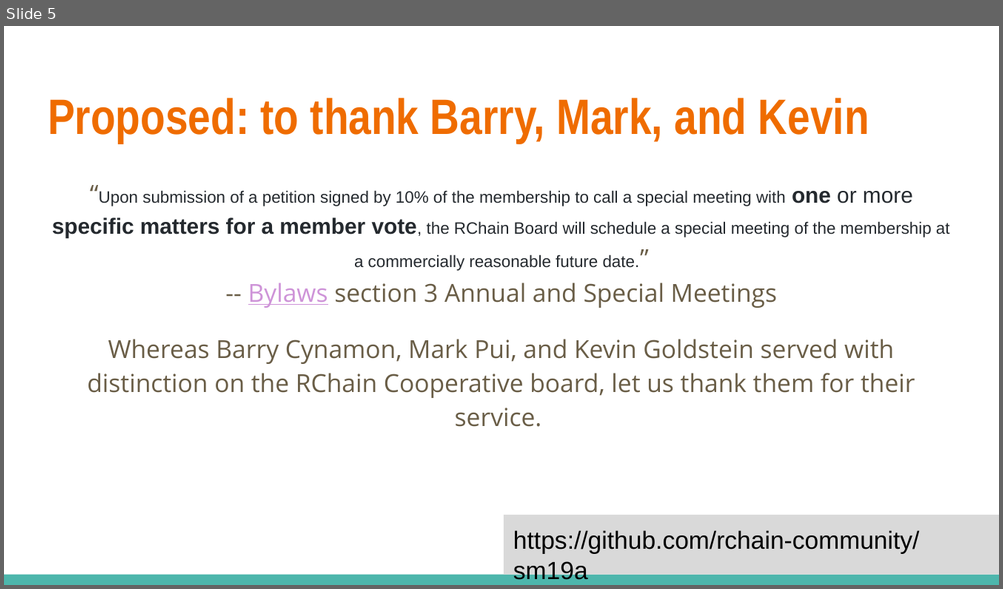
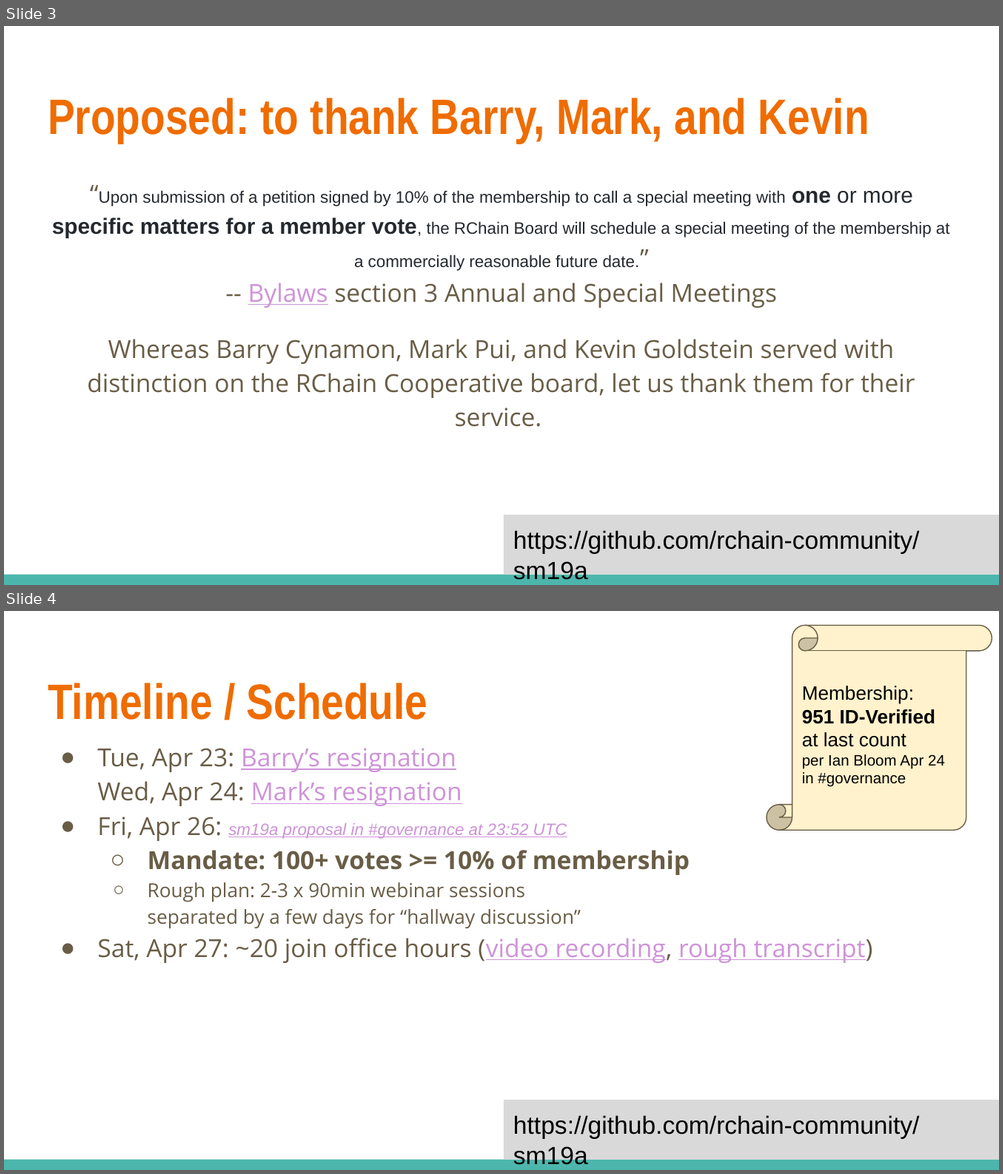
Before and after one commit to rchain-community/sm19a, a slide deck: sm19a-meeting-notes.odp. Shown one above the other, each under a label of ours: slide 5 before the commit, slides 3 and 4 after it. The pictures are 1003x589 and 1003x1174 pixels, drawn with LibreOffice and Linux fonts; fonts in the diff are those of the drawing. Boxes give left, top, right and bottom in pixels: in the first picture for what was removed or moved away, otherwise in the second. Text is boxed around its words. In the diff, an @@ line names an element or a change of style, - is before the commit and + after.

Commit message:
meeting slides as of May 4 session

```diff
--- a/sm19a-meeting-notes.odp
+++ b/sm19a-meeting-notes.odp
@@ slide 4 added at [4, 611, 999, 1170], background #FFFFFF; not listed: 2 template elements that a slide beside it also shows @@
@@ vertical scroll added at [766, 625, 992, 830], fill #FFF2CC, outline #695D46 0.74 pt, 14 pt, text #000000 @@
+Membership:
+951 ID-Verified at last count
+per Ian Bloom Apr 24 in #governance
@@ title added at [48, 683, 428, 720], 36 pt, text #EF6C00, bold @@
+Timeline / Schedule
@@ text added at [97, 748, 873, 963], 18 pt, text #695D46 @@
+● Tue, Apr 23: Barry’s resignation
+  Wed, Apr 24: Mark’s resignation
+● Fri, Apr 26: sm19a proposal in #governance at 23:52 UTC
+  ○ Mandate: 100+ votes >= 10% of membership
+  ○ Rough plan: 2-3 x 90min webinar sessions
+    separated by a few days for “hallway discussion”
+● Sat, Apr 27: ~20 join office hours (video recording, rough transcript)
@@ what was slide 5 is now slide 3 @@
```
Also in this commit, not shown: 5 slides changed, 11 other slides added, 1 slide removed, 2 other files.
